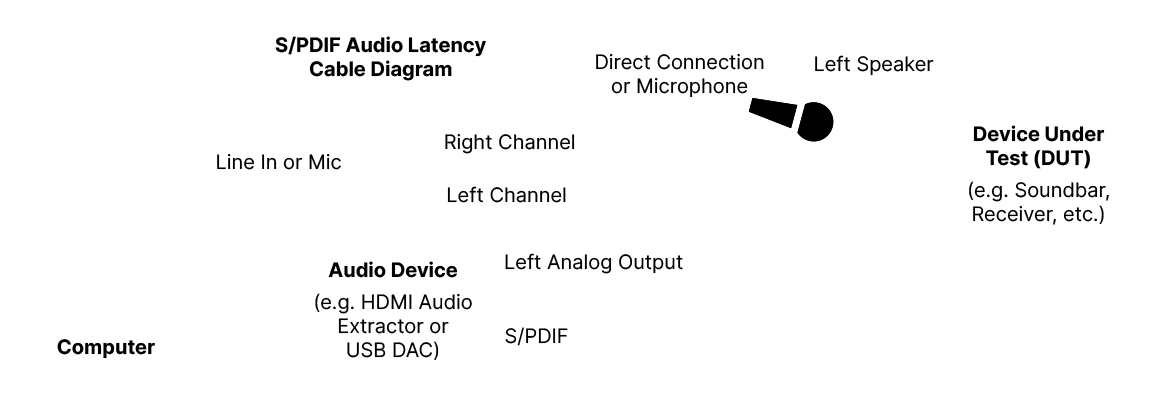
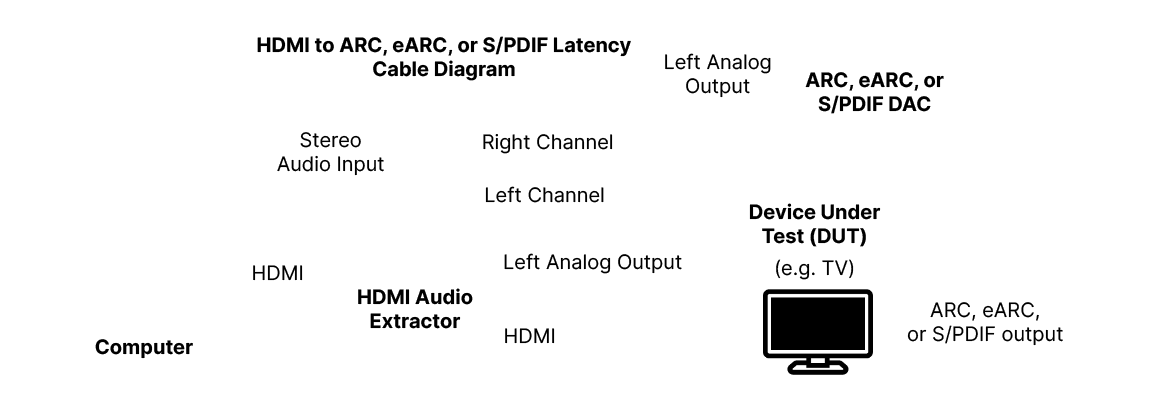
Layer changes from the first 1158 x 404 image to the second:
showed group "HDMI to Digital Audio" (41 layers) over left=95, top=36, right=1063, bottom=375
renamed "Line In or Mic" to "Stereo Audio Input", painted on it over left=262, top=132, right=384, bottom=176
hid group "Examples with Speakers and Mic" (67 layers) over left=57, top=36, right=1109, bottom=361
hid group "S/PDIF" (1st of 2, in "Examples with Speakers and Mic") (23 layers) over left=217, top=36, right=1109, bottom=361
renamed "Line In or Mic" to "Stereo Audio Input", painted on it over left=217, top=132, right=344, bottom=172
